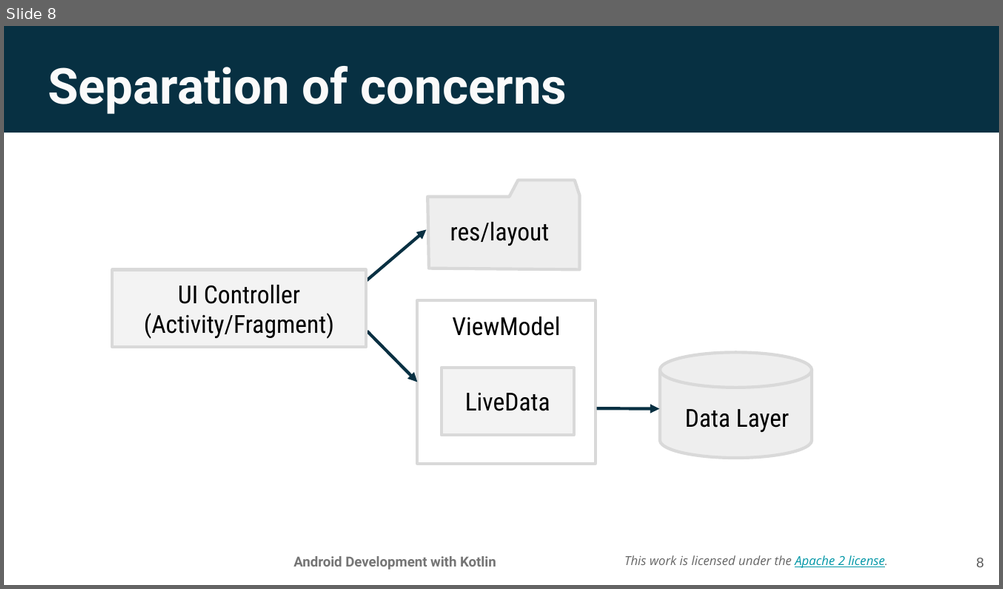
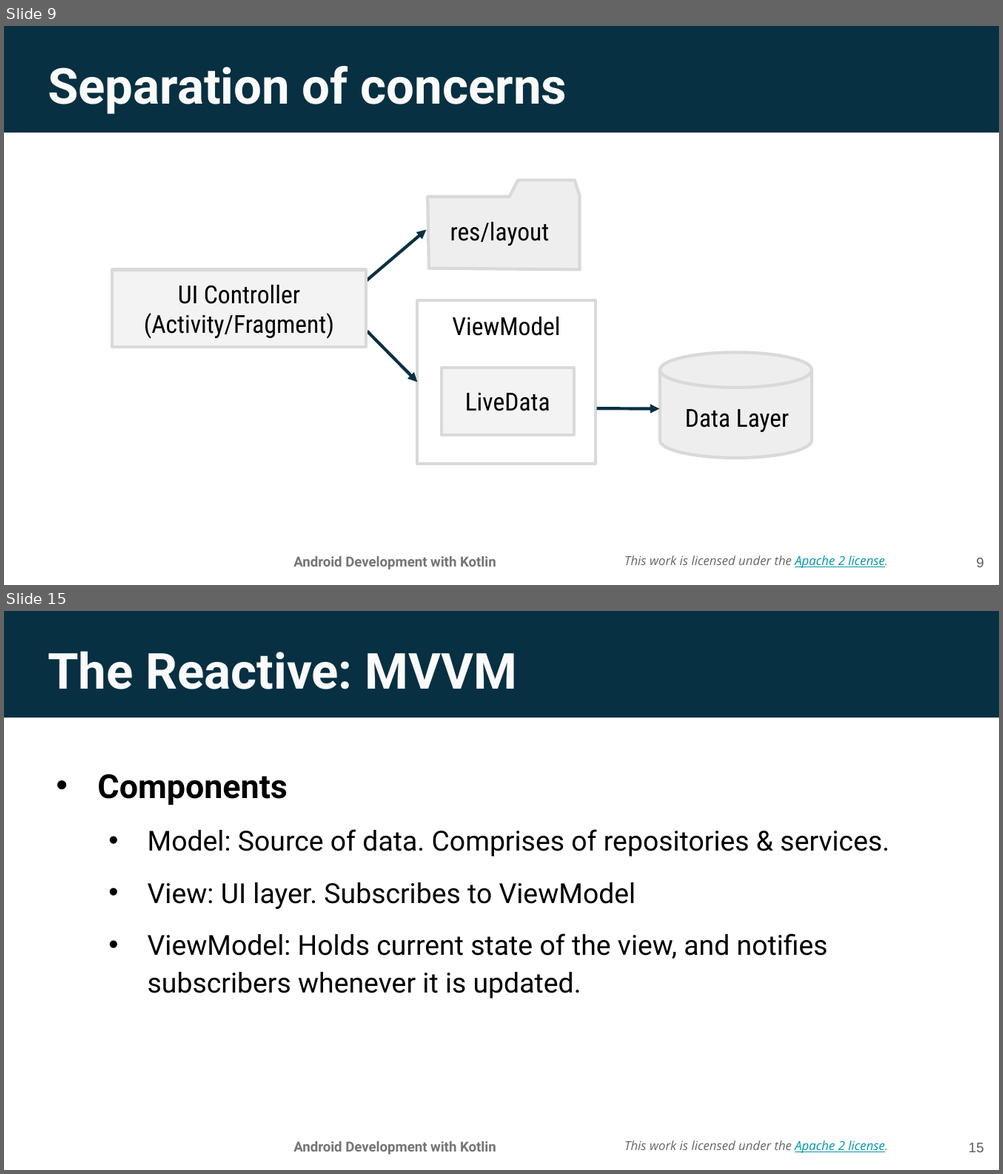
Before and after one commit to walkman617/AndroidDevKotlin, a slide deck: Unit3/Lesson 8 App architecture (UI Layer).pptx. Shown one above the other, each under a label of ours: slide 8 before the commit, slides 9 and 15 after it; the slides between them are not shown. The pictures are 1003x589 and 1003x1174 pixels, drawn with LibreOffice and Linux fonts; fonts in the diff are those of the drawing; background and template pictures are left out. Boxes give left, top, right and bottom in pixels: in the first picture for what was removed or moved away, otherwise in the second. Text is boxed around its words. In the diff, an @@ line names an element or a change of style, - is before the commit and + after.

```diff
--- a/Unit3/Lesson 8 App architecture (UI Layer).pptx
+++ b/Unit3/Lesson 8 App architecture (UI Layer).pptx
@@ slide 15 added at [4, 611, 999, 1170], background picture (left out); not listed: 3 template elements that a slide beside it also shows @@
@@ title added at [48, 651, 517, 689], 36 pt, text #FAFAFA, bold @@
+The Reactive: MVVM
@@ text added at [97, 774, 889, 999], 20 pt, text #000000 @@
+• Components
+  • Model: Source of data. Comprises of repositories & services.
+  • View: UI layer. Subscribes to ViewModel
+  • ViewModel: Holds current state of the view, and notifies subscribers whenever it is updated.
@@ page number added at [968, 1143, 984, 1153], 10 pt, text #595959 @@
+15
@@ what was slide 8 is now slide 9 @@
@@ page number at [976, 558, 983, 568]: text changed @@
-8
+9
```
Also in this commit, not shown: 3 slides changed, 6 other slides added, 3 other files.
